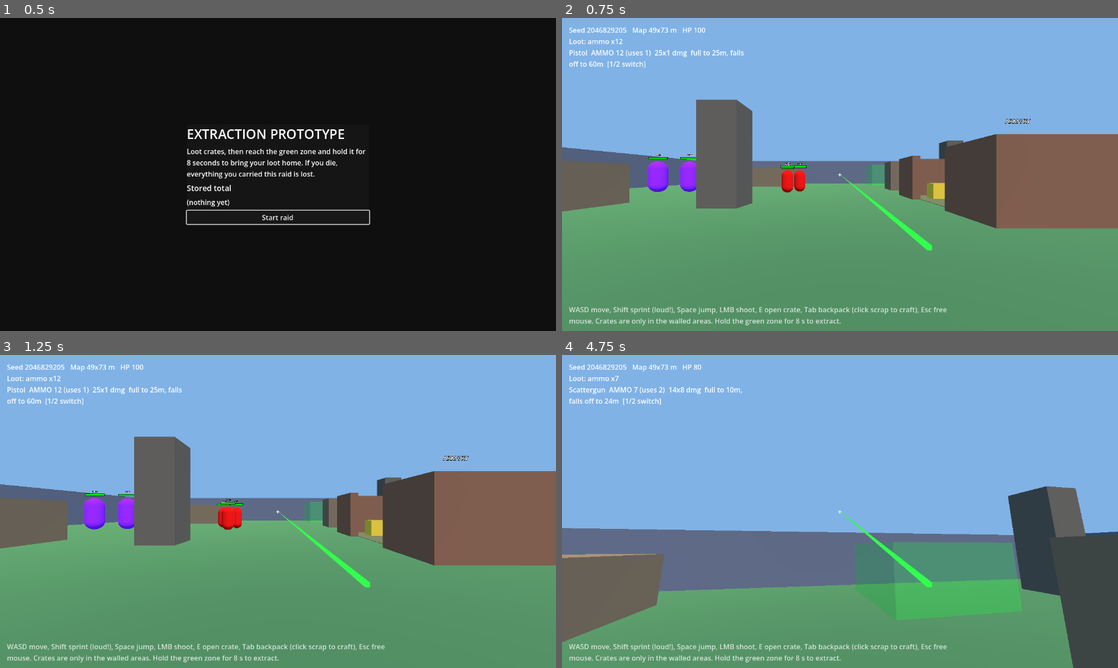
Above: before the commit, frames 1-4 (two rows, left to right).
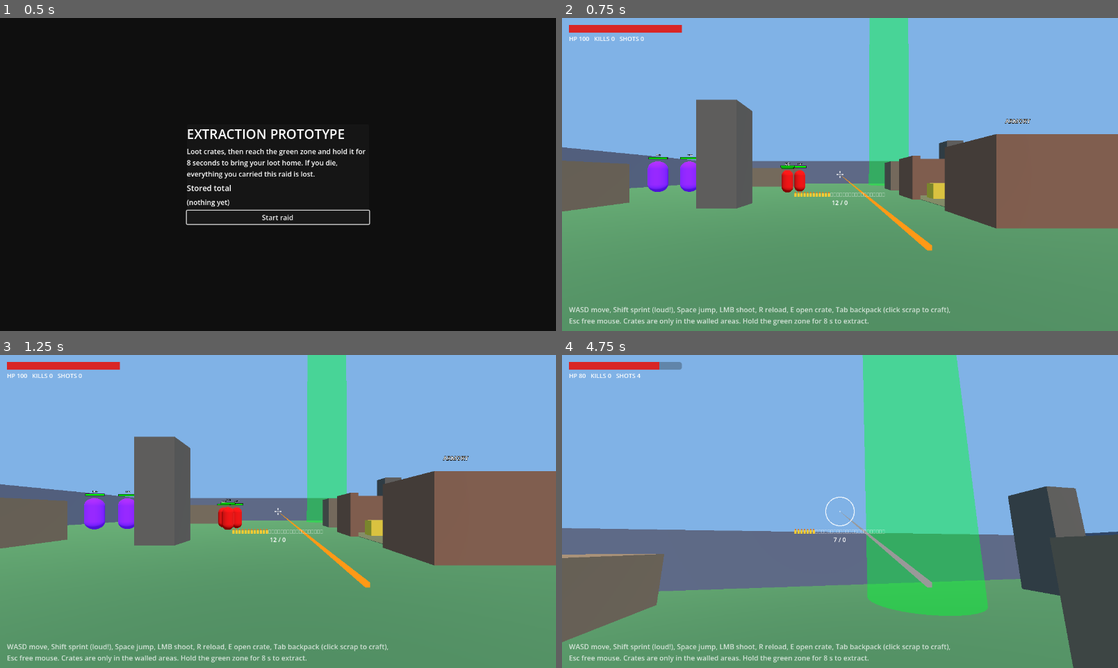
Above: after the commit, the same moments.

Repository: LearnEndlessly/VideoGameFoldr
Game: Godot game, scene res://main.tscn
The game is run twice, just before and just after one commit, with the same random seed, the same clock (stepped at 60 frames per second) and the same inputs.
Inputs (mouse positions are in pixels of both pictures, inside the frame that each line leads up to):
- Up to frame 1 (0.5 s): no input
- Up to frame 2 (0.75 s): click "Start raid" at 0.5 s
- Up to frame 3 (1.25 s): no input
- Up to frame 4 (4.75 s): tap Enter at 1.25 s; move the mouse to (867, 511) at 1.27 s; hold W from 1.28 s (still down); tap R at 1.35, 3.05, 3.6 s; click (867, 511) at 1.42 s; tap Space at 1.52, 2.27, 3.77, 4.52 s; tap 1 at 1.55, 2.1, 3.8, 4.35 s; move the mouse to (812, 511) at 2.02 s; click (812, 511) at 2.17 s; tap 2 at 2.3, 2.85, 4.55 s; move the mouse to (851, 505) at 2.77 s; click (851, 505) at 2.92 s; move the mouse to (834, 517) at 3.52 s; click (834, 517) at 3.67 s; move the mouse to (878, 514) at 4.27 s; click (878, 514) at 4.42 s

Frame 1 is identical in both runs. In frame 2, 5.7% of the frame differs, in the area x 1-70%, y 0-99%; in frame 3, 5.7%; in frame 4, 17%, in the area x 1-83%, y 0-99%.

Commit message:
Add reload, ammo HUD, per-weapon crosshair, and extraction beam
- Extraction zone is now a tall light beam visible from anywhere.
- 30-round magazines; R reloads from the backpack over RELOAD_SECONDS,
  with the HUD slots refilling during the reload.
- HUD: health bar top-left, small ammo slots under the crosshair with an
  "R to reload" tip; seed, map size, loot and weapon text removed.
- Crosshair follows the weapon: small cross for the pistol, a spread
  circle for the scattergun.
- Aim laser is one beam coloured by range and updates every rendered
  frame, which fixes the lag behind mouse movement.
- Tests: reload, aim_color. Playbot reloads when its magazine is empty.

Co-Authored-By: Claude Sonnet 5.5 <noreply@anthropic.com>

Diff:
--- a/data/tuning.gd
+++ b/data/tuning.gd
@@ -36,6 +36,9 @@
 # as loot: only ammo beyond this amount can be kept on extract.
 const STARTING_AMMO := 12
 
+# Seconds a reload takes (the HUD refills the magazine slots over this time; no shooting meanwhile).
+const RELOAD_SECONDS := 1.5
+
 # Backpack size in slots (each slot holds one stack of one item).
 const BACKPACK_SLOTS := 8
 
--- a/data/weapons.gd
+++ b/data/weapons.gd
@@ -4,9 +4,10 @@
 # Art: "model" is an optional path to a .glb/.gltf/.tscn (e.g. "res://assets/weapons/pistol.glb") held at the
 # lower right of the view; "" shows nothing. Add "model_scale" (default 1.0) to correct its size.
 # Each shot spends ammo_per_shot of the backpack item ammo_item; with too little the weapon cannot fire.
+# "clip" is how many rounds the magazine holds; when it is empty the player reloads (R) from the backpack.
 const DATA := {
-	"pistol": {"name": "Pistol", "damage": 25, "pellets": 1, "spread": 0.0, "cooldown": 0.25, "effective": 25.0, "max": 60.0, "sound": "shoot_pistol", "ammo_item": "ammo", "ammo_per_shot": 1, "model": "res://assets/weapons/kenney_blaster_kit/blaster-k.glb", "model_scale": 0.6},
-	"scattergun": {"name": "Scattergun", "damage": 14, "pellets": 8, "spread": 0.07, "cooldown": 0.9, "effective": 10.0, "max": 24.0, "sound": "shoot_scatter", "ammo_item": "ammo", "ammo_per_shot": 2, "model": "res://assets/weapons/kenney_blaster_kit/blaster-a.glb", "model_scale": 0.6},
+	"pistol": {"name": "Pistol", "damage": 25, "pellets": 1, "spread": 0.0, "cooldown": 0.25, "effective": 25.0, "max": 60.0, "sound": "shoot_pistol", "ammo_item": "ammo", "ammo_per_shot": 1, "clip": 30, "model": "res://assets/weapons/kenney_blaster_kit/blaster-k.glb", "model_scale": 0.6},
+	"scattergun": {"name": "Scattergun", "damage": 14, "pellets": 8, "spread": 0.07, "cooldown": 0.9, "effective": 10.0, "max": 24.0, "sound": "shoot_scatter", "ammo_item": "ammo", "ammo_per_shot": 2, "clip": 30, "model": "res://assets/weapons/kenney_blaster_kit/blaster-a.glb", "model_scale": 0.6},
 }
 const FALLOFF_MIN := 0.3
 
--- /dev/null
+++ b/scripts/ammo_bar.gd
@@ -0,0 +1,23 @@
+extends Control
+# One slot per round in the magazine: brass bullets for loaded rounds, dim outlines for empty ones.
+# main.gd sets `total` (clip size) and `filled` (rounds shown) every frame.
+
+const SLOT_W := 5.0
+const SLOT_H := 11.0
+const GAP := 2.0
+
+var total := 0
+var filled := 0
+
+func _process(_d: float) -> void:
+	custom_minimum_size = Vector2(total * (SLOT_W + GAP), SLOT_H)
+	queue_redraw()
+
+func _draw() -> void:
+	for i in total:
+		var x := i * (SLOT_W + GAP)
+		if i < filled:
+			draw_rect(Rect2(x, 3, SLOT_W, SLOT_H - 3), Color(1.0, 0.8, 0.2))
+			draw_rect(Rect2(x + 1, 0, SLOT_W - 2, 3), Color(0.85, 0.5, 0.15))
+		else:
+			draw_rect(Rect2(x, 3, SLOT_W, SLOT_H - 3), Color(1, 1, 1, 0.35), false, 1.0)
--- /dev/null
+++ b/scripts/crosshair.gd
@@ -0,0 +1,23 @@
+extends Control
+# Centred crosshair that follows the weapon: a small cross for a tight weapon, and for a spread
+# weapon a circle the size of the cone the pellets land in. Anchored at the screen centre, so
+# everything draws around (0, 0).
+
+var spread := 0.0  # weapon's cone half-angle in radians
+var fov := 75.0  # camera vertical field of view, degrees
+var _drawn := -1.0
+
+func _process(_d: float) -> void:
+	if spread != _drawn:
+		_drawn = spread
+		queue_redraw()
+
+func _draw() -> void:
+	var color := Color(1, 1, 1, 0.9)
+	draw_circle(Vector2.ZERO, 1.5, color)
+	if spread <= 0.0:
+		for dir in [Vector2.LEFT, Vector2.RIGHT, Vector2.UP, Vector2.DOWN]:
+			draw_line(dir * 3.0, dir * 8.0, color, 2.0)
+		return
+	var radius := tan(spread) / tan(deg_to_rad(fov) / 2.0) * get_viewport_rect().size.y / 2.0
+	draw_arc(Vector2.ZERO, maxf(radius, 6.0), 0.0, TAU, 64, color, 2.0)
--- a/scripts/main.gd
+++ b/scripts/main.gd
@@ -15,6 +15,8 @@
 const Rng = preload("res://data/rng.gd")
 const InventoryUI = preload("res://scripts/inventory_ui.gd")
 const ItemIcon = preload("res://scripts/item_icon.gd")
+const AmmoBar = preload("res://scripts/ammo_bar.gd")
+const Crosshair = preload("res://scripts/crosshair.gd")
 
 const COVER_ATTEMPTS := 30  # cover boxes that don't fit with a walkable gap are skipped
 const SHELTER_COUNT := 2
@@ -50,6 +52,12 @@
 var _extract_bar: ProgressBar
 var _banner: Label
 var _banner_time := 0.0
+var _hp_bar: ProgressBar
+var _stats_label: Label
+var _ammo_bar: Control
+var _ammo_label: Label
+var _cross: Control
+var _reload_tip: Label  # "R to reload" under the crosshair
 
 func _ready() -> void:
 	profile = Profile.new(profile_path)
@@ -137,7 +145,7 @@
 
 	var layer := CanvasLayer.new()
 	_hud = Label.new()
-	_hud.position = Vector2(16, 16)
+	_hud.position = Vector2(16, 62)
 	_hud.autowrap_mode = TextServer.AUTOWRAP_WORD_SMART  # a narrow left column, clear of the extract bar in the middle
 	_hud.custom_minimum_size = Vector2(420, 0)
 	_help = Label.new()  # controls hint along the bottom edge, wrapped so it never runs off screen
@@ -156,11 +164,12 @@
 	var ui := InventoryUI.new()
 	layer.add_child(ui)
 	ui.setup(_player)
-	var cross := Label.new()
-	cross.text = "+"
-	cross.set_anchors_and_offsets_preset(Control.PRESET_CENTER)
-	layer.add_child(cross)
+	_cross = Crosshair.new()
+	_cross.fov = _player._cam.fov
+	layer.add_child(_cross)
+	_cross.set_anchors_and_offsets_preset(Control.PRESET_CENTER)
 	_build_extract_hud(layer)
+	_build_status_hud(layer)
 	_banner = Label.new()
 	_banner.add_theme_font_size_override("font_size", 34)
 	_banner.add_theme_color_override("font_color", Color(1, 0.2, 0.2))
@@ -189,15 +198,69 @@
 	_extract_box.grow_horizontal = Control.GROW_DIRECTION_BOTH
 	_extract_box.offset_top = 24
 
+# Top-left: health bar, kills and shots. Small ammo slots and the reload tip sit just under the crosshair.
+func _build_status_hud(layer: CanvasLayer) -> void:
+	var top := VBoxContainer.new()
+	_hp_bar = ProgressBar.new()
+	_hp_bar.custom_minimum_size = Vector2(260, 18)
+	_hp_bar.max_value = Player.MAX_HEALTH
+	_hp_bar.show_percentage = false  # the stats line already prints HP
+	var fill := StyleBoxFlat.new()
+	fill.bg_color = Color(0.85, 0.15, 0.15)
+	_hp_bar.add_theme_stylebox_override("fill", fill)
+	_stats_label = Label.new()
+	_stats_label.add_theme_font_size_override("font_size", 14)
+	top.add_child(_hp_bar)
+	top.add_child(_stats_label)
+	layer.add_child(top)
+	top.position = Vector2(16, 16)
+
+	var ammo := VBoxContainer.new()
+	_ammo_bar = AmmoBar.new()
+	_ammo_label = Label.new()
+	_ammo_label.add_theme_font_size_override("font_size", 14)
+	_ammo_label.horizontal_alignment = HORIZONTAL_ALIGNMENT_CENTER
+	ammo.add_child(_ammo_bar)
+	ammo.add_child(_ammo_label)
+	_reload_tip = Label.new()
+	_reload_tip.text = "R to reload"
+	_reload_tip.add_theme_font_size_override("font_size", 16)
+	_reload_tip.add_theme_color_override("font_color", Color(1, 0.9, 0.1))
+	_reload_tip.horizontal_alignment = HORIZONTAL_ALIGNMENT_CENTER
+	_reload_tip.visible = false
+	ammo.add_child(_reload_tip)
+	layer.add_child(ammo)
+	ammo.set_anchors_and_offsets_preset(Control.PRESET_CENTER)
+	ammo.grow_horizontal = Control.GROW_DIRECTION_BOTH
+	ammo.offset_top = 40  # clear of the weapon's crosshair circle
+
+func _update_status_hud() -> void:
+	var id: String = _player.weapon_id
+	var w: Dictionary = _player.weapon
+	var shown: int = raid.shown_rounds(id)
+	var held: int = _player.inventory.count(w["ammo_item"])
+	_hp_bar.value = _player.health
+	_stats_label.text = "HP %d   KILLS %d   SHOTS %d" % [_player.health, _player.kills, raid.shots]
+	_ammo_bar.total = w["clip"]
+	_ammo_bar.filled = shown
+	_cross.spread = w["spread"]
+	_reload_tip.visible = shown * 5 <= int(w["clip"]) and held > shown and raid.reload_weapon != id
+	var note := ""
+	if raid.reload_weapon == id:
+		note = "  RELOADING..."
+	elif held < w["ammo_per_shot"]:
+		note = "  NO AMMO"
+	_ammo_label.text = "%d / %d%s" % [shown, maxi(held - shown, 0), note]
+
 func _process(_d: float) -> void:
 	if raid == null:
 		return
 	_banner_time = maxf(_banner_time - _d, 0.0)
 	_banner.visible = _banner_time > 0.0
 	var hold := raid.hold_seconds
-	_hud.text = "Seed %d   Map %.0fx%.0f m   HP %d   %s %s\nLoot: %s\n%s" \
-		% [_seed, half_w * 2.0, half_d * 2.0, _player.health, "[SAFE]" if _player.safe else "", "[PATROLS CONVERGING]" if raid.threat_active else "", _loot_text(), _player.weapon_text()]
-	_help.text = "WASD move, Shift sprint (loud!), Space jump, LMB shoot, E open crate, Tab backpack (click scrap to craft), Esc free mouse. Crates are only in the walled areas. Hold the green zone for %.0f s to extract." % hold
+	_update_status_hud()
+	_hud.text = "%s %s" % ["[SAFE]" if _player.safe else "", "[PATROLS CONVERGING]" if raid.threat_active else ""]
+	_help.text = "WASD move, Shift sprint (loud!), Space jump, LMB shoot, R reload, E open crate, Tab backpack (click scrap to craft), Esc free mouse. Crates are only in the walled areas. Hold the green zone for %.0f s to extract." % hold
 	_zone_mat.albedo_color = Color(1, 0.9, 0.1, 0.45) if raid.extracting else Color(0, 1, 0.2, 0.25)
 	_extract_box.visible = raid.extracting
 	var second := int(raid.extract_elapsed) if raid.extracting else -1
@@ -209,9 +272,6 @@
 		_extract_label.text = "EXTRACTING  %.1f s" % maxf(hold - raid.extract_elapsed, 0.0)
 		_extract_bar.max_value = hold
 		_extract_bar.value = raid.extract_elapsed
-
-func _loot_text() -> String:
-	return _player.inventory.summary()
 
 func _on_picked_up(id: String, qty: int) -> void:
 	Sfx.play("pickup")
@@ -518,11 +578,17 @@
 	shape.shape = bs
 	area.add_child(shape)
 	var mesh := MeshInstance3D.new()
-	var bm := BoxMesh.new()
-	bm.size = bs.size
+	var bm := CylinderMesh.new()  # a beam into the sky, visible from anywhere on the map
+	bm.top_radius = 2.0
+	bm.bottom_radius = 3.0
+	bm.height = 300.0
 	mesh.mesh = bm
+	mesh.position.y = bm.height / 2.0 - 1.5  # base on the floor (area sits 1.5 up)
+	mesh.cast_shadow = GeometryInstance3D.SHADOW_CASTING_SETTING_OFF
 	_zone_mat.albedo_color = Color(0, 1, 0.2, 0.25)
 	_zone_mat.transparency = BaseMaterial3D.TRANSPARENCY_ALPHA
+	_zone_mat.shading_mode = BaseMaterial3D.SHADING_MODE_UNSHADED
+	_zone_mat.cull_mode = BaseMaterial3D.CULL_DISABLED
 	mesh.material_override = _zone_mat
 	area.add_child(mesh)
 	add_child(area)
--- a/scripts/player.gd
+++ b/scripts/player.gd
@@ -28,8 +28,7 @@
 var _step_dist := 0.0  # metres walked since the last footstep sound
 var _head: Node3D
 var _cam: Camera3D
-var _beam_near: MeshInstance3D
-var _beam_far: MeshInstance3D
+var _beam: MeshInstance3D
 var _marker: MeshInstance3D
 
 func _ready() -> void:
@@ -46,8 +45,7 @@
 	_show_viewmodel()
 	var line := BoxMesh.new()
 	line.size = Vector3(0.012, 0.012, 1)
-	_beam_near = _make_mesh(line, Color(0.2, 1, 0.3))
-	_beam_far = _make_mesh(line, Color(1, 0.6, 0.1))
+	_beam = _make_mesh(line, Color(0.2, 1, 0.3))
 	var dot := SphereMesh.new()
 	dot.radius = 0.07
 	dot.height = 0.14
@@ -103,6 +101,9 @@
 		elif event.keycode == KEY_2:
 			select_weapon("scattergun")
 			Sfx.play("switch")
+		elif event.keycode == KEY_R and raid != null:
+			if raid.request_reload():
+				Sfx.play("switch")
 		elif event.keycode == KEY_E:
 			var hit := _cast(3.0)
 			if hit and raid != null and hit["collider"].is_in_group("lootable"):
@@ -134,11 +135,16 @@
 	if raid != null and Input.mouse_mode == Input.MOUSE_MODE_CAPTURED \
 			and Input.is_mouse_button_pressed(MOUSE_BUTTON_LEFT):
 		raid.request_fire(weapon_id, _cam.global_transform)  # the raid checks cooldown and ammo
+
+# The aim line follows the camera, so it updates every rendered frame (physics ticks lag the mouse).
+func _process(_delta: float) -> void:
 	_update_aim()
 
 func select_weapon(id: String) -> void:
 	weapon_id = id
 	weapon = WeaponData.DATA[id]
+	if raid != null:
+		raid.cancel_reload()  # switching weapons interrupts a reload
 	_show_viewmodel()
 
 # The weapon's optional art model (its "model" field in data/weapons.gd), held at the lower
@@ -159,12 +165,6 @@
 func ammo_count() -> int:
 	return inventory.count(weapon["ammo_item"])
 
-func weapon_text() -> String:
-	var ammo := ammo_count()
-	return "%s  AMMO %d (uses %d)%s  %dx%d dmg  full to %dm, falls off to %dm  [1/2 switch]" % [
-		weapon["name"], ammo, weapon["ammo_per_shot"], "  [NO AMMO]" if ammo < weapon["ammo_per_shot"] else "",
-		weapon["damage"], weapon["pellets"], weapon["effective"], weapon["max"]]
-
 func _cast(dist: float) -> Dictionary:
 	return _cast_dir(-_cam.global_transform.basis.z, dist)
 
@@ -174,22 +174,27 @@
 	query.exclude = [get_rid()]
 	return get_world_3d().direct_space_state.intersect_ray(query)
 
-# Aim line: green out to the weapon's effective range, orange through the falloff
-# zone, with a dot where the aim ray lands (green = full damage, orange = reduced).
+# Aim line, one colour by where it lands: green = full damage, orange = in the falloff band,
+# grey = nothing within the weapon's max range. The dot at the hit point matches.
 func _update_aim() -> void:
 	var on := Input.mouse_mode == Input.MOUSE_MODE_CAPTURED
 	var from := _cam.global_position
 	var dir := -_cam.global_transform.basis.z
-	var eff: float = weapon["effective"]
 	var hit := _cast_dir(dir, weapon["max"])
 	var d: float = weapon["max"] if hit.is_empty() else from.distance_to(hit["position"])
+	var color := aim_color(hit.is_empty(), d)
 	var muzzle := _cam.global_transform * Vector3(0.22, -0.18, -0.5)
-	_set_beam(_beam_near, muzzle, from + dir * minf(d, eff), on)
-	_set_beam(_beam_far, from + dir * eff, from + dir * d, on and d > eff)
+	_beam.material_override.albedo_color = color
+	_set_beam(_beam, muzzle, from + dir * d, on)
 	_marker.visible = on and not hit.is_empty()
 	if _marker.visible:
 		_marker.global_position = hit["position"]
-		_marker.material_override.albedo_color = Color(0.2, 1, 0.3) if d <= eff else Color(1, 0.6, 0.1)
+		_marker.material_override.albedo_color = color
+
+func aim_color(no_hit: bool, dist: float) -> Color:
+	if no_hit:
+		return Color(0.6, 0.6, 0.6)
+	return Color(0.2, 1, 0.3) if dist <= weapon["effective"] else Color(1, 0.6, 0.1)
 
 func _set_beam(beam: MeshInstance3D, a: Vector3, b: Vector3, show: bool) -> void:
 	var length := a.distance_to(b)
--- a/scripts/raid.gd
+++ b/scripts/raid.gd
@@ -12,7 +12,9 @@
 signal picked_up(id: String, qty: int)
 signal inventory_full
 signal shot_fired(weapon_id: String)
-signal dry_fire  # tried to fire with too little ammo
+signal dry_fire  # tried to fire with too little ammo in the magazine
+signal reload_started(weapon_id: String)
+signal reload_done(weapon_id: String)
 signal threat_started
 signal threat_ended  # wave mode only
 signal ended(result: Dictionary)  # {"outcome": "extracted"|"dead", "items": {id: qty}, "saved": bool}
@@ -35,6 +37,9 @@
 var map_info := {}  # the starting map as data, set by main; logged on the first line of the raid's log
 var shots := 0  # shots fired this raid
 var ammo_spent := 0
+var loaded := {}  # weapon id -> rounds in its magazine; the backpack holds the rest
+var reload_weapon := ""  # weapon being reloaded, "" if none
+var reload_left := 0.0
 
 var _threat_reached := false
 var _player
@@ -48,6 +53,8 @@
 	player.died.connect(_on_player_died)
 	if Tuning.STARTING_AMMO > 0:
 		brought["ammo"] = Tuning.STARTING_AMMO - player.inventory.add("ammo", Tuning.STARTING_AMMO)
+	for id in WeaponData.DATA:
+		loaded[id] = mini(WeaponData.DATA[id]["clip"], player.inventory.count(WeaponData.DATA[id]["ammo_item"]))
 	Telemetry.start({"seed": seed_value, "start_ammo": Tuning.STARTING_AMMO, "threat_delay": threat_delay, "map": map_info})
 
 # Craft one `output` from the backpack (data/recipes.gd). Needs every ingredient and room
@@ -69,22 +76,52 @@
 	picked_up.emit(output, 1)
 	return true
 
+func loaded_rounds(weapon_id: String) -> int:
+	var w: Dictionary = WeaponData.DATA[weapon_id]
+	return mini(int(loaded[weapon_id]), _player.inventory.count(w["ammo_item"]))
+
+# Rounds the HUD shows in the magazine: while reloading they fill in one by one.
+func shown_rounds(weapon_id: String) -> int:
+	if reload_weapon != weapon_id:
+		return loaded_rounds(weapon_id)
+	var progress := 1.0 - reload_left / Tuning.RELOAD_SECONDS
+	return int(lerpf(loaded_rounds(weapon_id), _reload_target(weapon_id), progress))
+
+func _reload_target(weapon_id: String) -> int:
+	var w: Dictionary = WeaponData.DATA[weapon_id]
+	return mini(w["clip"], _player.inventory.count(w["ammo_item"]))
+
+# Start reloading the current weapon from the backpack. False if the magazine is full or
+# the backpack has nothing more to put in it.
+func request_reload() -> bool:
+	var id: String = _player.weapon_id
+	if state != State.ACTIVE or reload_weapon != "" or _reload_target(id) <= loaded_rounds(id):
+		return false
+	reload_weapon = id
+	reload_left = Tuning.RELOAD_SECONDS
+	reload_started.emit(id)
+	return true
+
+func cancel_reload() -> void:
+	reload_weapon = ""
+
 # The player pulled the trigger. Checks the raid state, the weapon's cooldown and the
 # backpack's ammo; if all allow it, spends the ammo and resolves every pellet against
 # the world. `aim` is the camera's transform. Returns true if a shot was fired.
 func request_fire(weapon_id: String, aim: Transform3D) -> bool:
-	if state != State.ACTIVE or _fire_cooldown > 0.0 or not WeaponData.DATA.has(weapon_id):
+	if state != State.ACTIVE or _fire_cooldown > 0.0 or reload_weapon != "" or not WeaponData.DATA.has(weapon_id):
 		return false
 	var w: Dictionary = WeaponData.DATA[weapon_id]
 	_fire_cooldown = w["cooldown"]  # also paces the dry-fire click
 	var item: String = w["ammo_item"]
 	var cost: int = w["ammo_per_shot"]
-	if not _player.inventory.remove(item, cost):
+	if loaded_rounds(weapon_id) < cost or not _player.inventory.remove(item, cost):
 		dry_fire.emit()
 		Telemetry.emit("player.fire.weapon", {"id": weapon_id, "outcome": "dry", "hits": 0, "dmg": 0, "ammo_left": _player.inventory.count(item)})
 		return false
 	if brought.has(item):
 		brought[item] = maxi(int(brought[item]) - cost, 0)  # the kit is spent first
+	loaded[weapon_id] = int(loaded[weapon_id]) - cost
 	shots += 1
 	ammo_spent += cost
 	shot_fired.emit(weapon_id)
@@ -149,6 +186,13 @@
 	if state != State.ACTIVE:
 		return
 	_fire_cooldown = maxf(_fire_cooldown - delta, 0.0)
+	if reload_weapon != "":
+		reload_left -= delta
+		if reload_left <= 0.0:
+			var id := reload_weapon
+			loaded[id] = _reload_target(id)
+			reload_weapon = ""
+			reload_done.emit(id)
 	elapsed += delta
 	Telemetry.clock = elapsed
 	_sample_clock += delta
--- /dev/null
+++ b/tests/aim_color.gd
@@ -0,0 +1,46 @@
+# Run: Godot --headless --path <project> -s tests/aim_color.gd   (exit code 1 on failure)
+# The aim laser's colour says the range: green inside "effective", orange in the falloff band,
+# grey when nothing is hit. Checked for both weapons, using each weapon's own ranges.
+extends SceneTree
+
+const Main = preload("res://scripts/main.gd")
+const WeaponData = preload("res://data/weapons.gd")
+
+var failures: PackedStringArray = []
+
+func _check(ok: bool, message: String) -> void:
+	if not ok:
+		failures.append(message)
+
+func _init() -> void:
+	await _run()
+	for f in failures:
+		printerr(f)
+	print("aim_color: %d failure(s)" % failures.size())
+	quit(1 if failures.size() > 0 else 0)
+
+func _run() -> void:
+	Main.show_start = false
+	var main = load("res://main.tscn").instantiate()
+	main.seed_override = 1
+	root.add_child(main)
+	await process_frame
+	var player = main._player
+	for id in WeaponData.DATA:
+		player.select_weapon(id)
+		var eff: float = WeaponData.DATA[id]["effective"]
+		var mx: float = WeaponData.DATA[id]["max"]
+		var green := Color(0.2, 1, 0.3)
+		var orange := Color(1, 0.6, 0.1)
+		_check(player.aim_color(false, eff - 1.0) == green, "%s: inside effective range should be green" % id)
+		_check(player.aim_color(false, eff) == green, "%s: exactly at effective range should be green" % id)
+		_check(player.aim_color(false, eff + 1.0) == orange, "%s: in the falloff band should be orange" % id)
+		_check(player.aim_color(false, mx) == orange, "%s: at max range should be orange" % id)
+		_check(player.aim_color(true, mx) not in [green, orange], "%s: no target should be neither green nor orange" % id)
+	# The scattergun (effective 10 m) and pistol (25 m) must differ at 15 m.
+	player.select_weapon("pistol")
+	var pistol_15: Color = player.aim_color(false, 15.0)
+	player.select_weapon("scattergun")
+	_check(pistol_15 != player.aim_color(false, 15.0), "15 m is full damage for the pistol but falloff for the scattergun")
+	main.queue_free()
+	await process_frame
--- /dev/null
+++ b/tests/reload.gd
@@ -0,0 +1,76 @@
+# Run: Godot --headless --path <project> -s tests/reload.gd   (exit code 1 on failure)
+# Magazine and reload: shots drain the clip, an empty clip dry-fires, R refills it from the
+# backpack over RELOAD_SECONDS, no shooting while reloading, switching weapons cancels.
+extends SceneTree
+
+const Main = preload("res://scripts/main.gd")
+const Tuning = preload("res://data/tuning.gd")
+
+var failures: PackedStringArray = []
+
+func _check(ok: bool, message: String) -> void:
+	if not ok:
+		failures.append(message)
+
+func _init() -> void:
+	await _run()
+	for f in failures:
+		printerr(f)
+	print("reload: %d failure(s)" % failures.size())
+	quit(1 if failures.size() > 0 else 0)
+
+func _frames(n: int) -> void:
+	for i in n:
+		await physics_frame
+
+func _run() -> void:
+	Main.show_start = false
+	var main = load("res://main.tscn").instantiate()
+	main.seed_override = 1
+	root.add_child(main)
+	await process_frame
+	for c in main.get_children():
+		if "stats" in c:
+			c.queue_free()
+	await process_frame
+	var raid = main.raid
+	var player = main._player
+	var aim: Transform3D = player._cam.global_transform
+	var clip: int = player.weapon["clip"]
+
+	_check(raid.loaded_rounds("pistol") == Tuning.STARTING_AMMO, "start: magazine held %d" % raid.loaded_rounds("pistol"))
+	player.inventory.add("ammo", 30)  # 42 in the backpack, 12 loaded
+	_check(raid.loaded_rounds("pistol") == Tuning.STARTING_AMMO, "pickup must not refill the magazine")
+
+	_check(raid.request_reload(), "reload with spare ammo should start")
+	_check(not raid.request_reload(), "a second reload while reloading must be refused")
+	await _frames(20)
+	_check(not raid.request_fire("pistol", aim), "no firing while reloading")
+	var mid: int = raid.shown_rounds("pistol")
+	_check(mid > Tuning.STARTING_AMMO and mid < clip, "mid-reload the HUD should show a partial fill, got %d" % mid)
+	await _frames(int(Tuning.RELOAD_SECONDS * 60.0) + 10)
+	_check(raid.loaded_rounds("pistol") == clip, "after reload the magazine should be full, got %d" % raid.loaded_rounds("pistol"))
+	_check(not raid.request_reload(), "reload with a full magazine must be refused")
+
+	# Drain the magazine: the shot after the last round is a dry fire and costs nothing.
+	for i in clip:
+		await _frames(20)
+		_check(raid.request_fire("pistol", aim), "shot %d should fire" % i)
+	await _frames(20)
+	var held: int = player.inventory.count("ammo")
+	_check(raid.loaded_rounds("pistol") == 0 and held == 42 - clip, "empty magazine, backpack %d" % held)
+	_check(not raid.request_fire("pistol", aim), "an empty magazine must not fire")
+	_check(player.inventory.count("ammo") == held, "a dry fire must not cost ammo")
+
+	# Switching weapon mid-reload cancels it.
+	_check(raid.request_reload(), "reload from empty should start")
+	player.select_weapon("scattergun")
+	await _frames(int(Tuning.RELOAD_SECONDS * 60.0) + 10)
+	_check(raid.loaded_rounds("pistol") == 0, "a cancelled reload must not fill the magazine")
+	player.select_weapon("pistol")
+	_check(raid.request_reload(), "reload again after cancelling")
+	await _frames(int(Tuning.RELOAD_SECONDS * 60.0) + 10)
+	_check(raid.loaded_rounds("pistol") == held, "reload should load what the backpack has, got %d" % raid.loaded_rounds("pistol"))
+
+	main.queue_free()
+	await process_frame
--- a/tools/playbot.gd
+++ b/tools/playbot.gd
@@ -128,6 +128,8 @@
 	var aim: Vector3 = target.global_position + Vector3(0, 1.1 * float(target.stats["size"]), 0) - player._cam.global_position
 	player.rotation.y = atan2(-aim.x, -aim.z)  # the camera looks along the body's -Z
 	player._head.rotation.x = atan2(aim.y, Vector2(aim.x, aim.z).length())
+	if raid.loaded_rounds(want) < player.weapon["ammo_per_shot"]:
+		raid.request_reload()
 	raid.request_fire(player.weapon_id, player._cam.global_transform)
 
 func _use_medkit() -> void:
Not shown, added: scripts/ammo_bar.gd.uid
Not shown, added: scripts/crosshair.gd.uid
Not shown, added: tests/aim_color.gd.uid
Not shown, added: tests/reload.gd.uid
Not shown, added: tests/seed_golden.gd.uid
Not shown, added: tools/playbot.gd.uid
Not shown, added: docs/SPEC_hud_declutter.md
